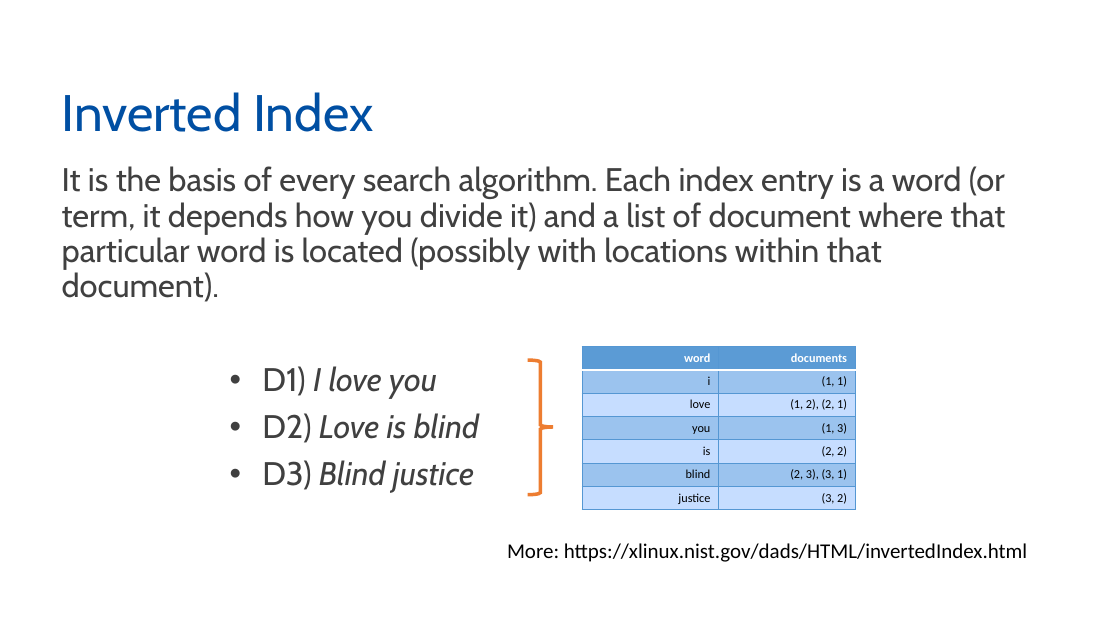
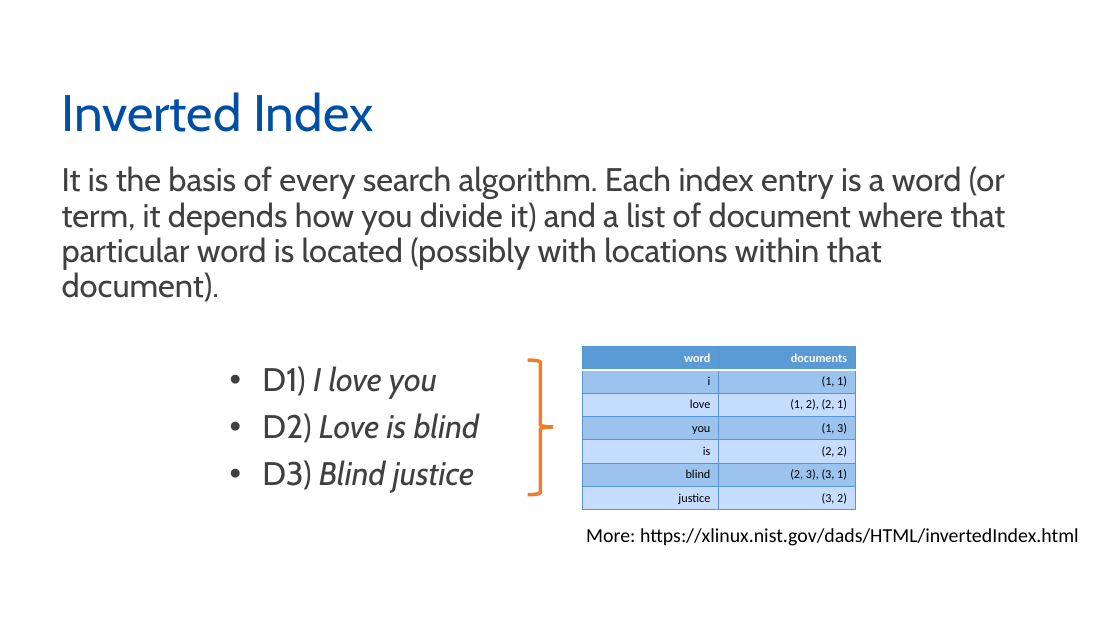
Before and after one commit to dotjabber/spinaker-elasticsearch, a slide deck: slide 3 of spinaker-elasticsearch.pptx. Drawn at 1120x630 pixels with LibreOffice and Linux fonts; fonts in the diff are those of the drawing; background and template pictures are left out. Boxes give left, top, right and bottom in pixels: in the first picture for what was removed or moved away, otherwise in the second. Text is boxed around its words. In the diff, an @@ line names an element or a change of style, - is before the commit and + after.

```diff
--- a/spinaker-elasticsearch.pptx
+++ b/spinaker-elasticsearch.pptx
@@ text "More: https://xlinux.nist.gov/dads/HTML/invertedIndex.html": place and size @@
-text "More: https://xlinux.nist.gov/dads/HTML/invertedIndex.html" at (507, 543, 1027, 562)
+text "More: https://xlinux.nist.gov/dads/HTML/invertedIndex.html" at (586, 528, 1079, 546)
@@ text "More: https://xlinux.nist.gov/dads/HTML/invertedIndex.html" at (586, 528, 1079, 546): size 18 to 17 pt @@
```
Also in this commit, not shown: 5 other slides changed, 1 slide added.
